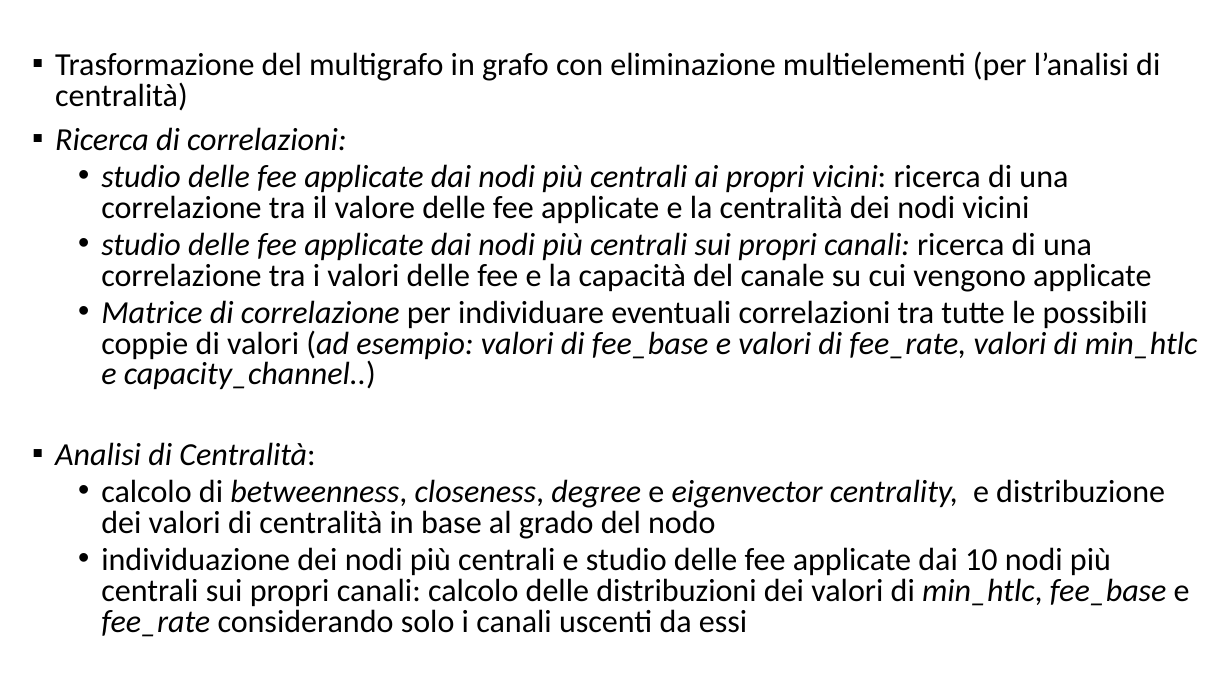
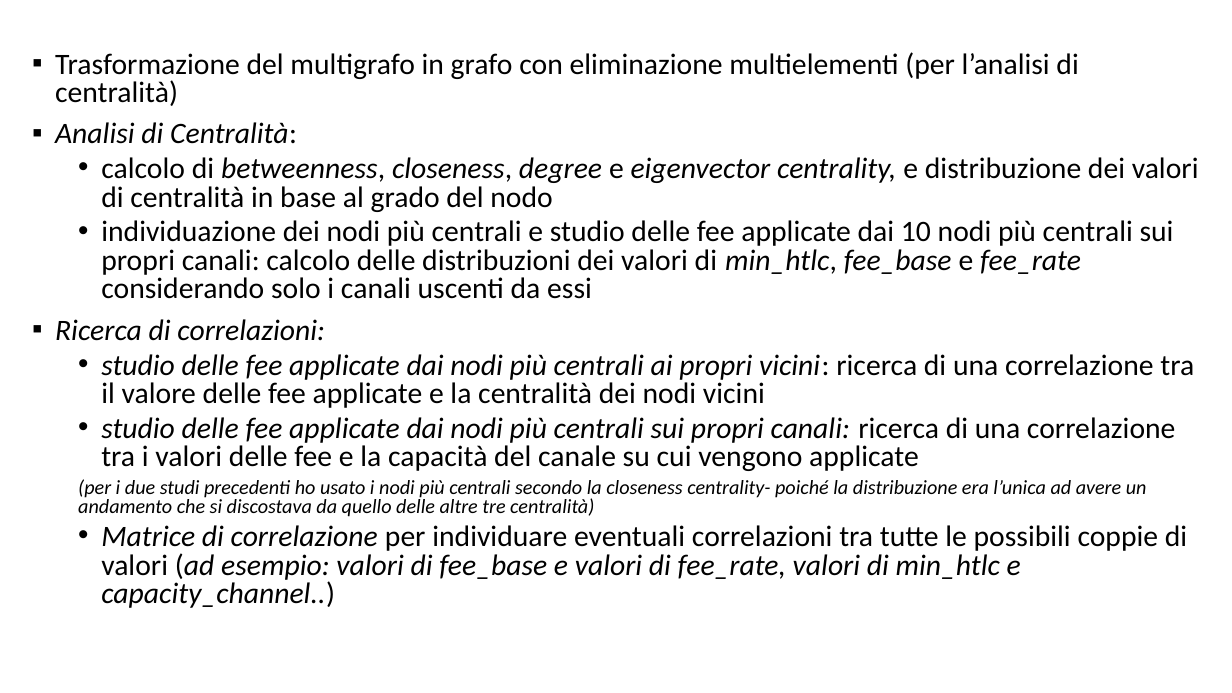
Before and after one commit to robertazucca/Tesi_Roberta, a slide deck: slide 2 of LN.pptx. Drawn at 1232x693 pixels with LibreOffice and Linux fonts; fonts in the diff are those of the drawing. Boxes give left, top, right and bottom in pixels: in the first picture for what was removed or moved away, otherwise in the second. Text is boxed around its words. In the diff, an @@ line names an element or a change of style, - is before the commit and + after.

```diff
--- a/LN.pptx
+++ b/LN.pptx
@@ text at [55,52,1194,608]: size 25 to 23.1 pt in "Trasformazione del multigrafo in grafo con eliminazione ...", "Ricerca di correlazioni:", "studio delle fee applicate dai nodi più ...", "studio delle fee applicate dai nodi più ..." and 1 more places @@
@@ text at [55,122,1199,299]: paragraphs added @@
+▪ Analisi di Centralità:
+  • calcolo di betweenness, closeness, degree e eigenvector centrality, e distribuzione dei valori di centralità in base al grado del nodo
+  • individuazione dei nodi più centrali e studio delle fee applicate dai 10 nodi più centrali sui propri canali: calcolo delle distribuzioni dei valori di min_htlc, fee_base e fee_rate considerando solo i canali uscenti da essi
@@ text at [55,442,1190,637]: paragraphs removed @@
-▪ Analisi di Centralità:
-  • calcolo di betweenness, closeness, degree e eigenvector centrality, e distribuzione dei valori di centralità in base al grado del nodo
-  • individuazione dei nodi più centrali e studio delle fee applicate dai 10 nodi più centrali sui propri canali: calcolo delle distribuzioni dei valori di min_htlc, fee_base e fee_rate considerando solo i canali uscenti da essi
@@ text at [78,479,1147,517]: paragraph added @@
+  (per i due studi precedenti ho usato i nodi più centrali secondo la closeness centrality- poiché la distribuzione era l’unica ad avere un andamento che si discostava da quello delle altre tre centralità)
```
Also in this commit, not shown: 2 other slides changed, 1 slide removed, 2 other files.
